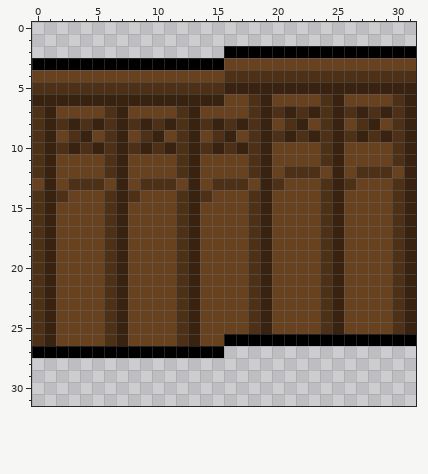
File history of a pixel-art sprite, assets/Pew Right 2.png. The picture above is the old version.
The file is 32x32 pixels.
Now the later version:
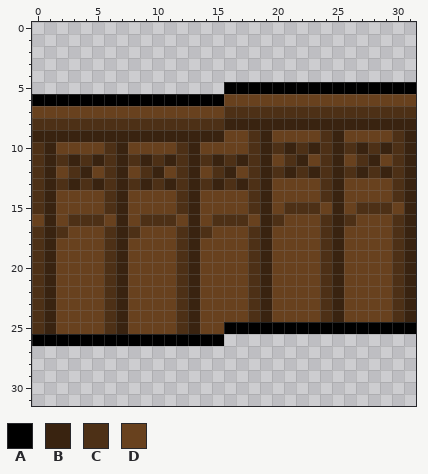
Palette (. is transparent): A #000000  B #392310  C #4d3016  D #68411e
Diff:
@@ x 0..31 @@
  1 ................................
- 2 ................AAAAAAAAAAAAAAAA
- 3 AAAAAAAAAAAAAAAADDDDDDDDDDDDDDDD
- 4 DDDDDDDDDDDDDDDDCCCCCCCCCCCCCCCC
- 5 CCCCCCCCCCCCCCCCBBBBBBBBBBBBBBBB
- 6 BBBBBBBBBBBBBBBBDDCBDDDDCBDDDDCB
- 7 CBDDDDCBDDDDCBDDDDCBCBCBCBCBCBCB
- 8 CBCBCBCBCBCBCBCBCBCBDCBDCBDCBDCB
- 9 CBDCBDCBDCBDCBDCBDCBCBCBCBCBCBCB
-10 CBCBCBCBCBCBCBCBCBCBDDDDCBDDDDCB
-11 CBDDDDCBDDDDCBDDDDCBDDDDCBDDDDCB
-12 CBDDDDCBDDDDCBDDDDCBDCCCDBDCCCDB
-13 DBDCCCDBDCCCDBDCCCDBCDDDCBCDDDCB
-14 CBCDDDCBCDDDCBCDDDCBDDDDCBDDDDCB
-15 CBDDDDCBDDDDCBDDDDCBDDDDCBDDDDCB
-16 CBDDDDCBDDDDCBDDDDCBDDDDCBDDDDCB
-17 CBDDDDCBDDDDCBDDDDCBDDDDCBDDDDCB
+ 2 ................................
+ 3 ................................
+ 4 ................................
+ 5 ................AAAAAAAAAAAAAAAA
+ 6 AAAAAAAAAAAAAAAADDDDDDDDDDDDDDDD
+ 7 DDDDDDDDDDDDDDDDCCCCCCCCCCCCCCCC
+ 8 CCCCCCCCCCCCCCCCBBBBBBBBBBBBBBBB
+ 9 BBBBBBBBBBBBBBBBDDCBDDDDCBDDDDCB
+10 CBDDDDCBDDDDCBDDDDCBCBCBCBCBCBCB
+11 CBCBCBCBCBCBCBCBCBCBDCBDCBDCBDCB
+12 CBDCBDCBDCBDCBDCBDCBCBCBCBCBCBCB
+13 CBCBCBCBCBCBCBCBCBCBDDDDCBDDDDCB
+14 CBDDDDCBDDDDCBDDDDCBDDDDCBDDDDCB
+15 CBDDDDCBDDDDCBDDDDCBDCCCDBDCCCDB
+16 DBDCCCDBDCCCDBDCCCDBCDDDCBCDDDCB
+17 CBCDDDCBCDDDCBCDDDCBDDDDCBDDDDCB
 18 CBDDDDCBDDDDCBDDDDCBDDDDCBDDDDCB
@@ x 0..31 @@
 24 CBDDDDCBDDDDCBDDDDCBDDDDCBDDDDCB
-25 CBDDDDCBDDDDCBDDDDCBDDDDCBDDDDCB
-26 CBDDDDCBDDDDCBDDAAAAAAAAAAAAAAAA
-27 AAAAAAAAAAAAAAAA................
+25 CBDDDDCBDDDDCBDDAAAAAAAAAAAAAAAA
+26 AAAAAAAAAAAAAAAA................
+27 ................................
 28 ................................
Boxes around the changes in both pictures, in picture pixels (x1, y1, x2, y2):
changed: (32, 46, 416, 238)
changed: (32, 322, 416, 358)
